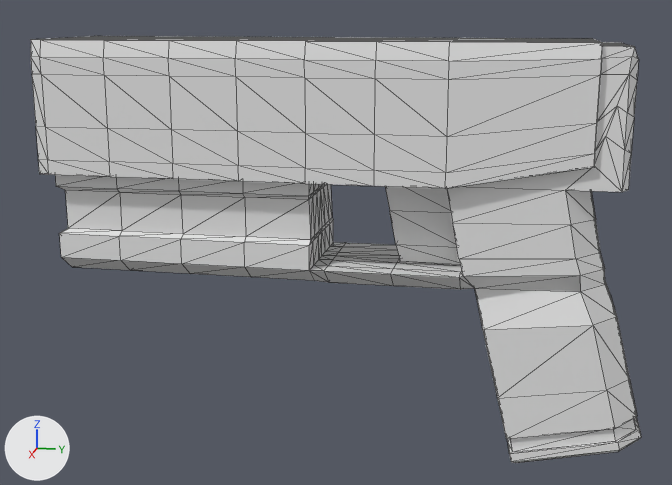
The glTF model Models/pistol.glb: old version first, new version second.
The view is the same before and after, from a 50 mm lens placed at (0.279, 0.0, 0.027), pointed at (0.001, -0.055, -0.042). The lights are fixed; the arrows at lower left show +X, +Y and +Z. The first picture is the older version. Mesh edges are drawn as thin lines. Vertices at exactly the same position are counted once.

In view in the first picture: 'PISTOL'.
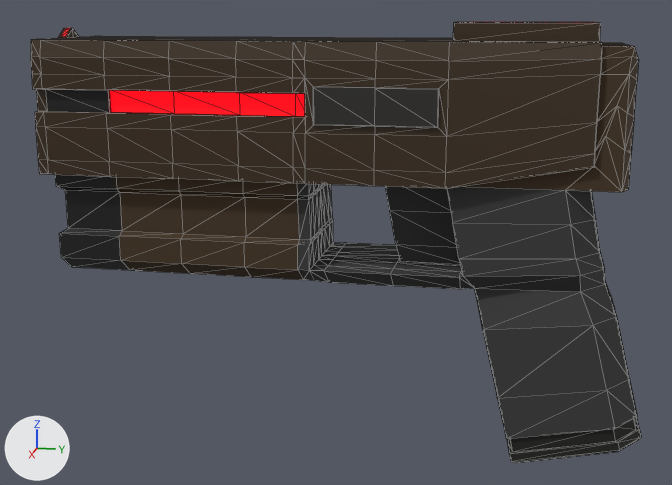
Location of each change, [x1, y1, x2, y2] in pixels of the pictures (672 x 485 px):
'PISTOL', reshaped: before [31, 36, 641, 463]; after [31, 22, 641, 463]
part 1 of me_cube_009, reshaped: before [32, 37, 569, 281]; after [32, 22, 601, 281]
part 2 of me_cube_009, surface changed (darker): [31, 36, 641, 463] in both
part 3 of me_cube_009, recoloured (darker): [31, 36, 641, 463] in both

The change in detail:
Picture 'pistol_metalic-pistol_roughness' (img_pistol_metalic_pistol_roughness) is new.
Picture 'pistol_emission' (img_pistol_emission) is new.
Picture 'pistol_diffuse' (img_pistol_diffuse) is new.
Material 'Pistol' (mat_pistol) is new.
Uses the picture img_pistol_diffuse.
Uses the picture img_pistol_emission.
Uses the picture img_pistol_metalic_pistol_roughness.
me_cube_009 is used by ob_pistol; location (0.0, 0.0, 0.0).
me_cube_009 had 763 vertices, 1528 faces and spanned x -0.022..0.022, y -0.144..0.039, z -0.104..0.02.
me_cube_009 now has 941 vertices, 1886 faces and spans x -0.023..0.023, y -0.144..0.039, z -0.104..0.025.
Part 1, on me_cube_009:
114 faces are deleted.
103 vertices are added at x -0.023..0.023, y -0.143..0.02, z -0.003..0.025.
28 new vertices lie (0.0, 0.016, 0.0) away from vertices in x -0.022..0.022, y -0.08, z -0.052..0.02.
14 new vertices lie (0.0, 0.0, 0.004) away from vertices in x -0.022..0.022, y -0.143..-0.06, z -0.005.
12 new vertices lie (0.0, 0.0, -0.004) away from vertices in x -0.022..0.022, y -0.143..-0.06, z 0.01.
13 new vertices lie (0.0, 0.017, 0.0) away from vertices in x -0.022..0.022, y -0.08, z 0.006..0.02.
8 new vertices lie (0.0, 0.0, 0.005) away from vertices in x -0.009..0.009, y -0.02..0.02, z 0.02.
472 new faces join them.
me_cube_009 part 2: 1358 kept faces spanning x -0.022..0.022, y -0.144..0.039, z -0.104..0.02 get new texture (UV) coordinates.
me_cube_009 part 3: 1414 faces spanning x -0.022..0.022, y -0.144..0.039, z -0.104..0.02 switch from no material to mat_pistol.
